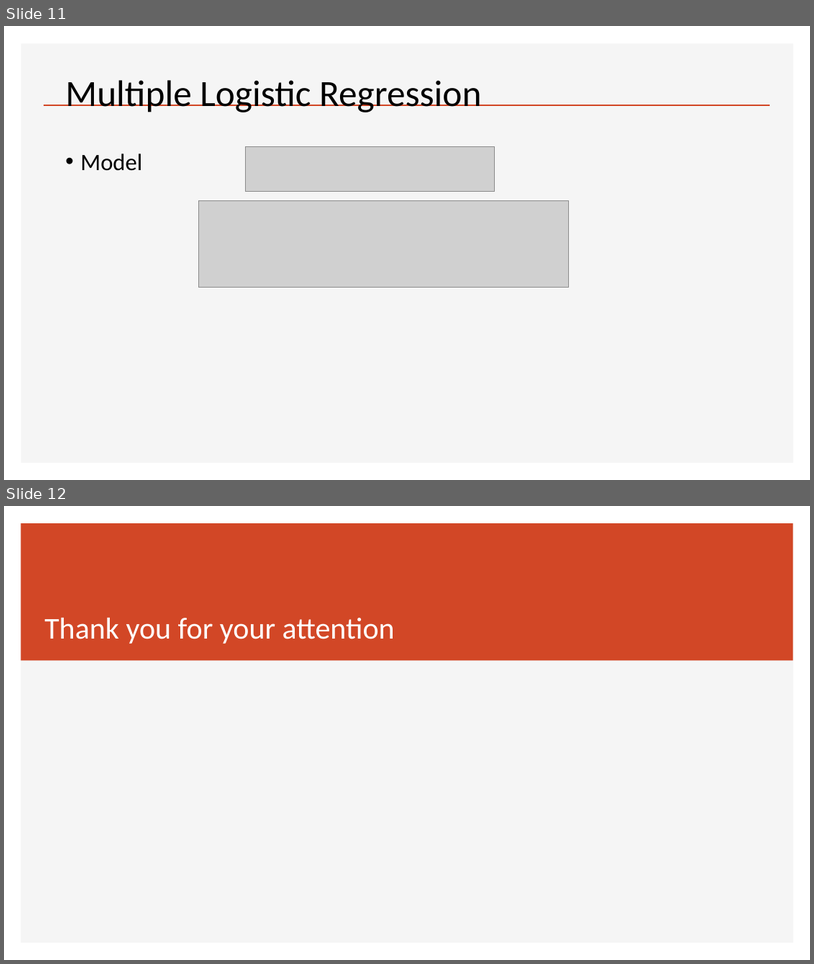
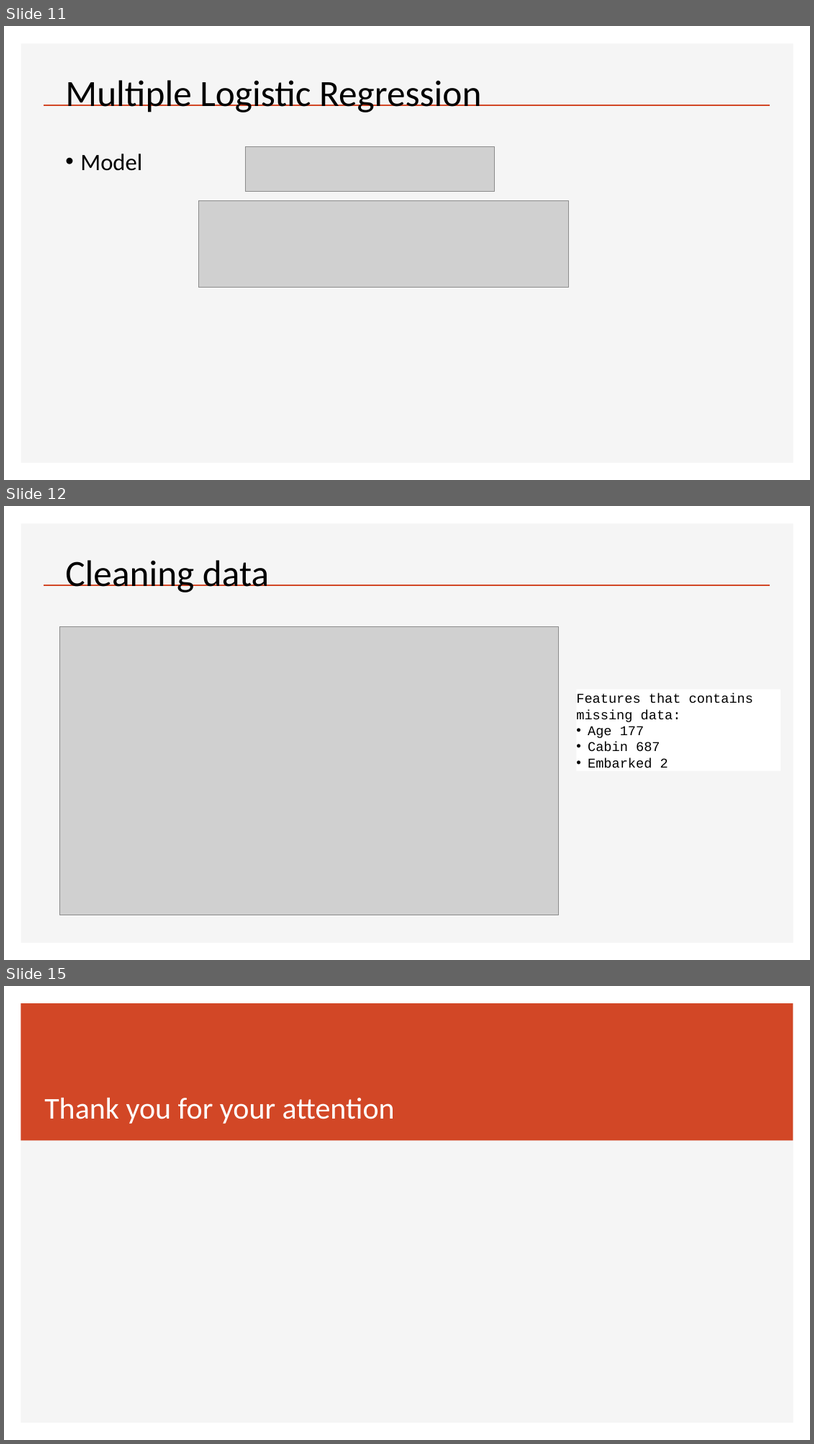
Before and after one commit to duonghung86/Kaggle-competition, a slide deck: Titanic 1.pptx. Shown one above the other, each under a label of ours: slides 11 and 12 before the commit, slides 11, 12 and 15 after it; the slides between them are not shown. The pictures are 814x964 and 814x1444 pixels, drawn with LibreOffice and Linux fonts; fonts in the diff are those of the drawing; grey boxes stand for pictures; background and template pictures are left out. Boxes give left, top, right and bottom in pixels: in the first picture for what was removed or moved away, otherwise in the second. Text is boxed around its words. In the diff, an @@ line names an element or a change of style, - is before the commit and + after.

```diff
--- a/Titanic 1.pptx
+++ b/Titanic 1.pptx
@@ slide 12 added at (4, 506, 810, 960), background #FFFFFF; not listed: 2 template elements that a slide beside it also shows @@
@@ title added at (65, 560, 269, 592), 44 pt, text #000000 @@
+Cleaning data
@@ picture added at (59, 627, 559, 915) @@
@@ rectangle added at (577, 690, 782, 771), fill #FFFFFF, 16 pt, text #000000 @@
+Features that contains missing data:
+• Age 177
+• Cabin 687
+• Embarked 2
@@ what was slide 12 is now slide 15 @@
```
Also in this commit, not shown: 2 other slides added, 1 other file.
